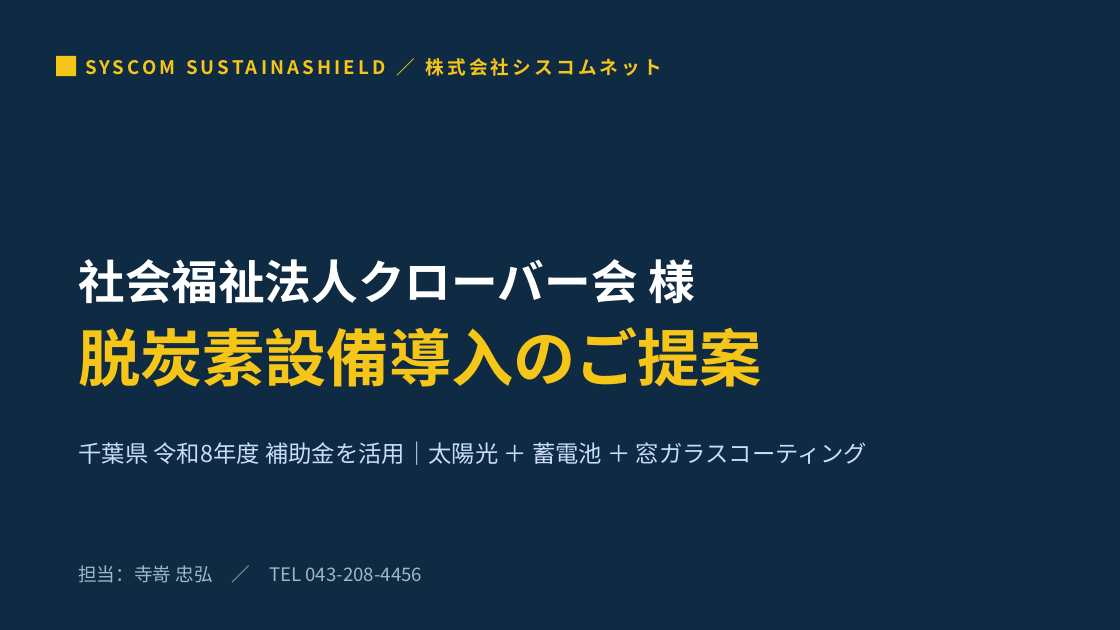
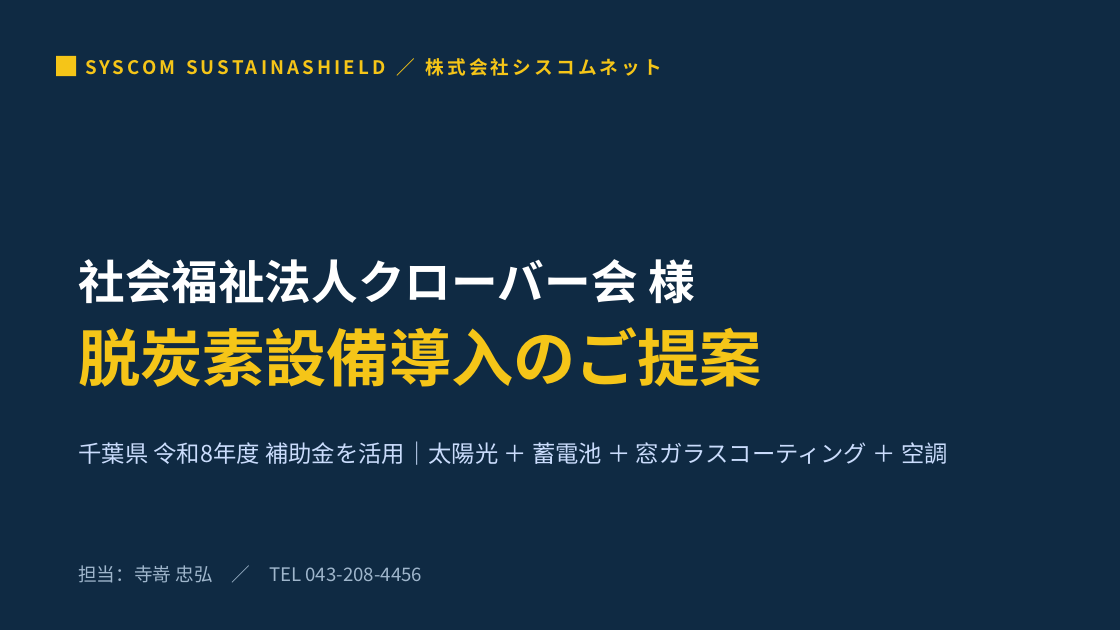
Before and after one commit to t-terasaki-beep/syscom-sustainashield, a slide deck: slide 1 of proposals/clover-gakuen/proposal_IRR.pptx. Drawn at 1120x630 pixels with LibreOffice and Linux fonts; fonts in the diff are those of the drawing. Boxes give left, top, right and bottom in pixels: in the first picture for what was removed or moved away, otherwise in the second. Text is boxed around its words. In the diff, an @@ line names an element or a change of style, - is before the commit and + after.

```diff
--- a/proposals/clover-gakuen/proposal_IRR.pptx
+++ b/proposals/clover-gakuen/proposal_IRR.pptx
@@ text at bbox=[78, 441, 948, 465]: text changed @@
-千葉県 令和8年度 補助金を活用｜太陽光 ＋ 蓄電池 ＋ 窓ガラスコーティング
+千葉県 令和8年度 補助金を活用｜太陽光 ＋ 蓄電池 ＋ 窓ガラスコーティング ＋ 空調
```
Also in this commit, not shown: 7 other slides changed, 11 other files.
